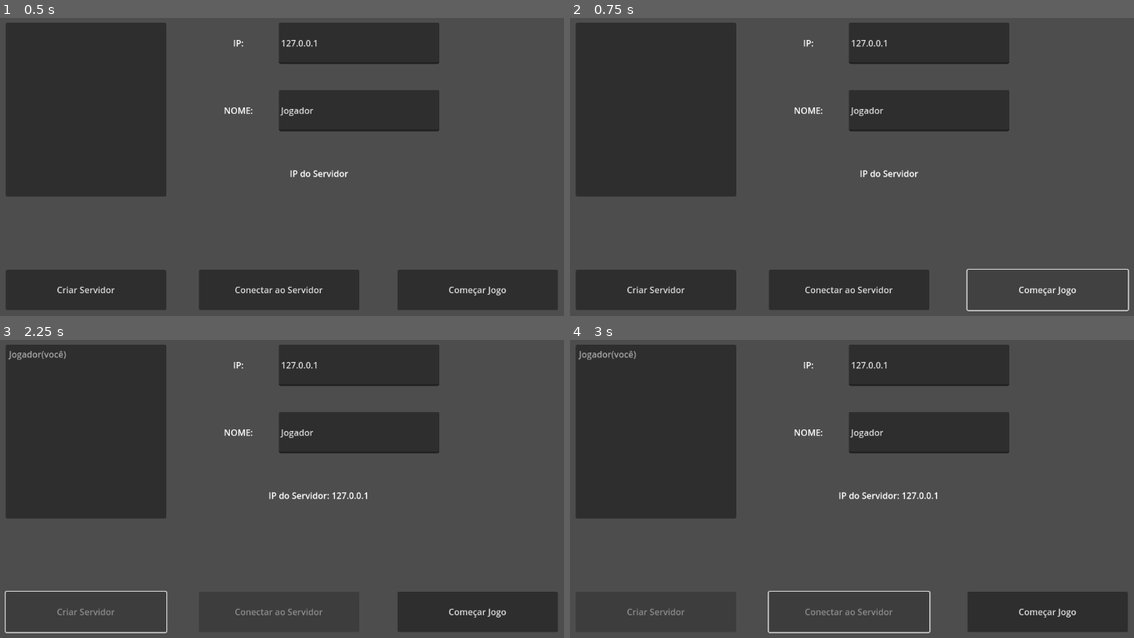
Above: before the commit, frames 1-4 (two rows, left to right).
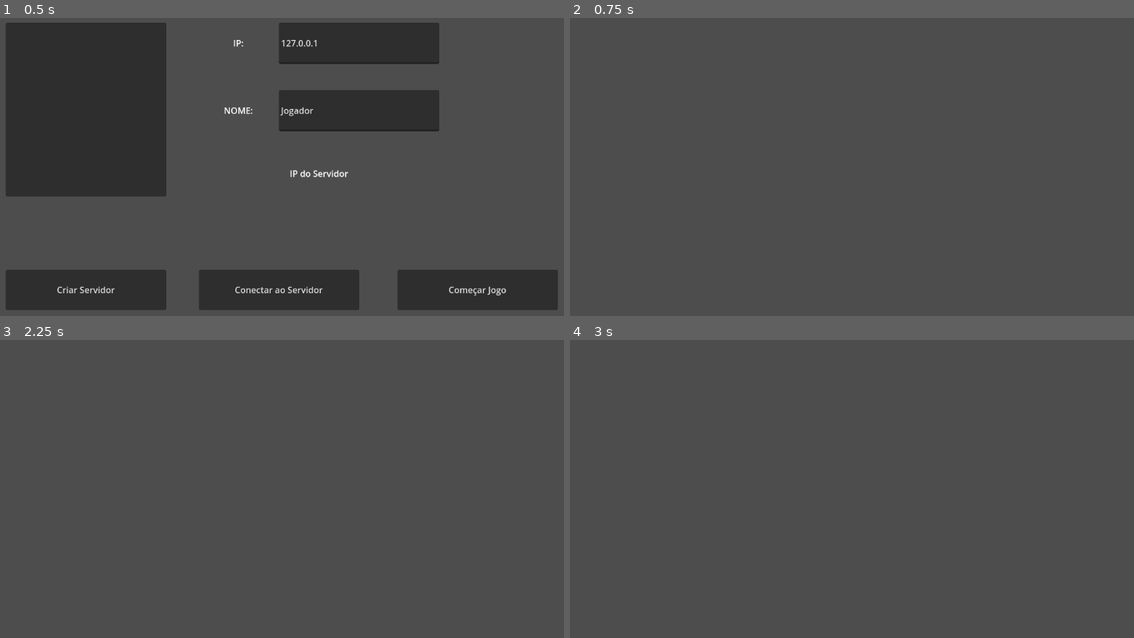
Above: after the commit, the same moments.

Repository: rafaelrodrigosilveira/Sitema-Multiplayer-Godot-4
Game: Godot game, scene res://lan.tscn
Two runs of this game, one before a commit and one after it. Both use one fixed random seed, a clock stepped at 60 frames per second and the inputs below. The engine's default icon, where the game draws it, is replaced by a stand-in: a white triangle on a blue panel in a dark square.
Inputs (mouse positions are in pixels of both pictures, inside the frame that each line leads up to):
- Up to frame 1 (0.5 s): no input
- Up to frame 2 (0.75 s): click "Começar Jogo" at 0.5 s
- Up to frame 3 (2.25 s): click (479, 611) at 1.25 s, where only the run before the commit has a clickable "Começar Jogo"; click (84, 611) at 2 s, where only the run before the commit has a clickable "Criar Servidor"
- Up to frame 4 (3 s): tap Enter at 2.75 s; hold Right (ui_right) from 2.78 s (still down)

Frame 1 is identical in both runs. In frame 2, 32% of the frame differs, in the area x 1-100%, y 1-99%; in frame 3, 29%; in frame 4, 29%.

Commit message:
v0.8
finalizado scripts e adicionado fase e jogadores exemplo.

Diff:
--- /dev/null
+++ b/fase.gd
@@ -0,0 +1,19 @@
+extends Node2D
+
+var packed_jogador = preload("res://jogador.tscn")
+
+func _ready():
+	var lista_jogadores = Network.retornar_lista()
+	for i in range(lista_jogadores.size()):
+		var obj = packed_jogador.instantiate()
+		$Jogadores.add_child(obj)
+		obj.position = Vector2(512,300)
+		obj.name = str(lista_jogadores[i][0])
+		obj.set_multiplayer_authority(lista_jogadores[i][0])
+		obj.set_nickname(lista_jogadores[i][1])
+	pass
+
+
+# Called every frame. 'delta' is the elapsed time since the previous frame.
+func _process(delta):
+	pass
--- /dev/null
+++ b/fase.tscn
@@ -0,0 +1,8 @@
+[gd_scene load_steps=2 format=3 uid="uid://djcejsyhgkcxj"]
+
+[ext_resource type="Script" path="res://fase.gd" id="1_84x22"]
+
+[node name="Fase" type="Node2D"]
+script = ExtResource("1_84x22")
+
+[node name="Jogadores" type="Node2D" parent="."]
--- /dev/null
+++ b/jogador.gd
@@ -0,0 +1,28 @@
+extends Node2D
+
+var velocidade = 70
+var nickname = ""
+
+func _ready():
+	pass
+
+
+
+func _process(delta):
+	if is_multiplayer_authority():
+		var axys = Vector2.ZERO
+		if Input.is_action_pressed("ui_right"):
+			axys += Vector2(1,0)
+		if Input.is_action_pressed("ui_left"):
+			axys += Vector2(-1,0)
+		if Input.is_action_pressed("ui_up"):
+			axys += Vector2(0,-1)
+		if Input.is_action_pressed("ui_down"):
+			axys += Vector2(0,1)
+		position += axys * velocidade * delta
+	pass
+
+func set_nickname(nickname):
+	self.nickname = nickname
+	$Nickname.text = nickname
+	pass
--- /dev/null
+++ b/jogador.tscn
@@ -0,0 +1,27 @@
+[gd_scene load_steps=4 format=3 uid="uid://bku6lbx8n2mpw"]
+
+[ext_resource type="Texture2D" uid="uid://6rha3ddnxv1i" path="res://icon.svg" id="1_1kye6"]
+[ext_resource type="Script" path="res://jogador.gd" id="1_itscv"]
+
+[sub_resource type="SceneReplicationConfig" id="SceneReplicationConfig_w2gfc"]
+properties/0/path = NodePath(".:position")
+properties/0/spawn = true
+properties/0/replication_mode = 1
+
+[node name="Jogador" type="Node2D"]
+script = ExtResource("1_itscv")
+
+[node name="Sprite2D" type="Sprite2D" parent="."]
+texture = ExtResource("1_1kye6")
+
+[node name="MultiplayerSynchronizer" type="MultiplayerSynchronizer" parent="."]
+replication_config = SubResource("SceneReplicationConfig_w2gfc")
+
+[node name="Nickname" type="Label" parent="."]
+offset_left = -64.0
+offset_top = -122.0
+offset_right = 64.0
+offset_bottom = -99.0
+theme_override_colors/font_color = Color(1, 1, 0, 1)
+theme_override_font_sizes/font_size = 32
+horizontal_alignment = 1
--- a/lan.gd
+++ b/lan.gd
@@ -25,6 +25,16 @@
 	$Conectar.disabled = true # desabilita botão
 	pass
 
+func _on_começar_pressed():
+	if multiplayer.is_server():
+		rpc("comecar_jogo")
+	pass
+
+@rpc("any_peer","call_local")
+func comecar_jogo():
+	get_tree().change_scene_to_file("res://fase.tscn") # chama a cena do jogo
+	pass
+
 func lista_alterada():
 	var lista = Network.retornar_lista()
 	$ListaJogadores.clear()
--- a/lan.tscn
+++ b/lan.tscn
@@ -108,3 +108,4 @@
 
 [connection signal="pressed" from="Criar" to="." method="_on_criar_pressed"]
 [connection signal="pressed" from="Conectar" to="." method="_on_conectar_pressed"]
+[connection signal="pressed" from="Começar" to="." method="_on_começar_pressed"]
